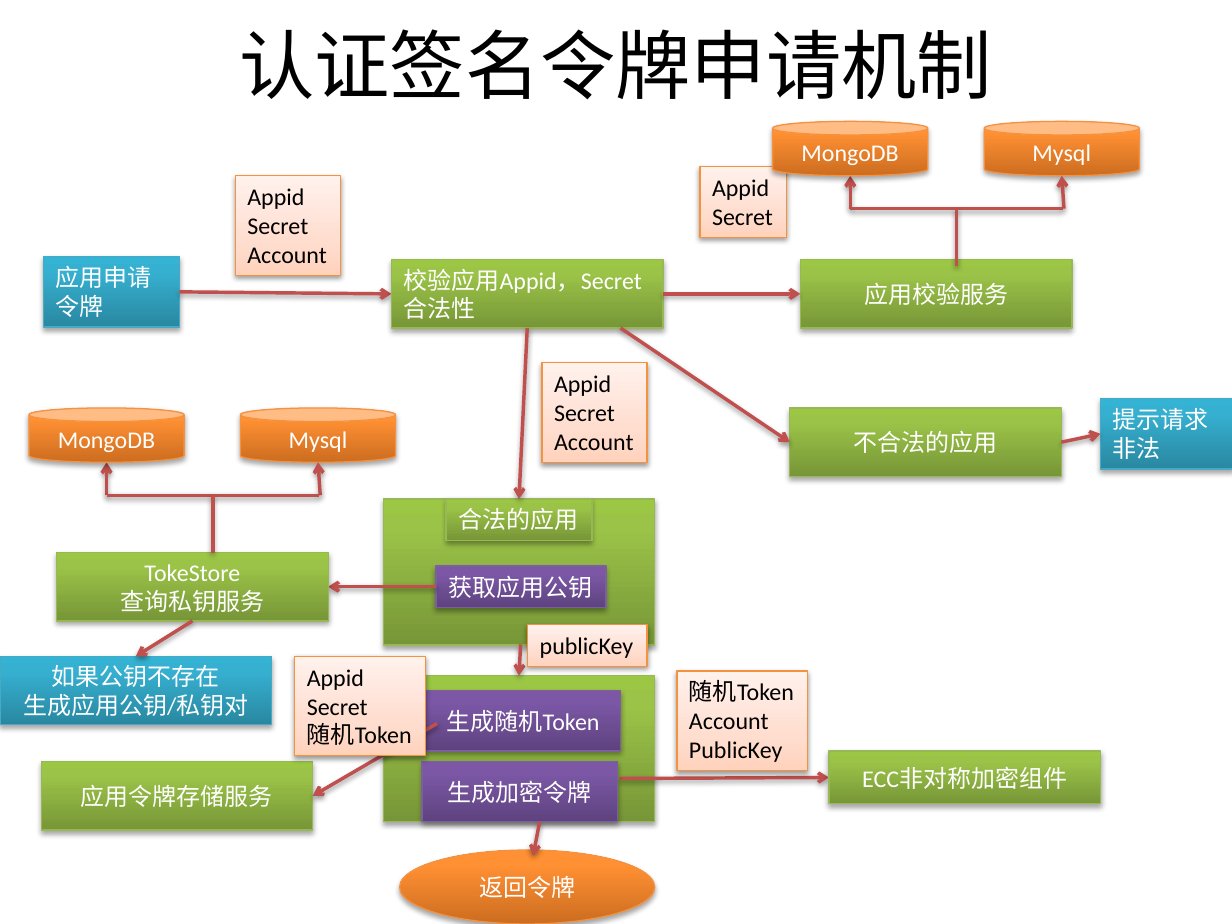
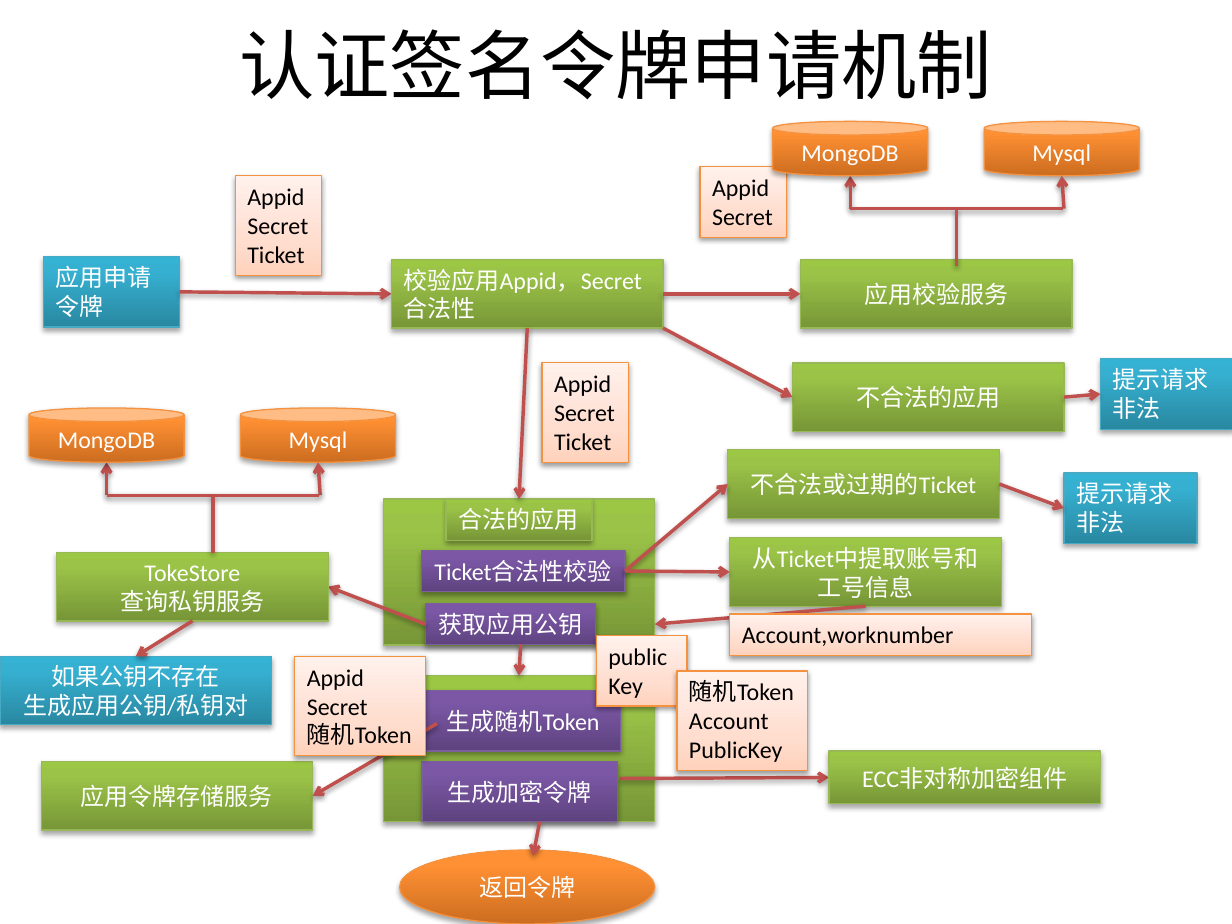
Before and after one commit to bbossgroups/bboss, a slide deck: slide 5 of 文档/令牌管理.pptx. Drawn at 1232x924 pixels with LibreOffice and Linux fonts; fonts in the diff are those of the drawing. Boxes give left, top, right and bottom in pixels: in the first picture for what was removed or moved away, otherwise in the second. Text is boxed around its words. In the diff, an @@ line names an element or a change of style, - is before the commit and + after.

```diff
--- a/文档/令牌管理.pptx
+++ b/文档/令牌管理.pptx
@@ rectangle "Appid": place and size @@
-rectangle "Appid" at box(235, 176, 340, 276)
+rectangle "Appid" at box(235, 176, 322, 276)
@@ text in rectangle at box(247, 246, 304, 263): text changed @@
-Account
+Ticket
@@ arrow moved from (621, 328) - (790, 442) to (663, 328) - (792, 397) @@
@@ rectangle "提示请求非法": place and size @@
-rectangle "提示请求非法" at box(1100, 399, 1232, 469)
+rectangle "提示请求非法" at box(1100, 359, 1232, 429)
@@ rectangle "Appid": place and size @@
-rectangle "Appid" at box(542, 363, 647, 463)
+rectangle "Appid" at box(542, 363, 628, 463)
@@ rectangle "不合法的应用": place and size @@
-rectangle "不合法的应用" at box(790, 408, 1061, 477)
+rectangle "不合法的应用" at box(792, 363, 1063, 432)
@@ arrow moved from (1062, 442) - (1100, 434) to (1064, 397) - (1100, 394) @@
@@ text in rectangle at box(554, 433, 611, 450): text changed @@
-Account
+Ticket
@@ rectangle added at box(728, 450, 999, 519), fill gradient #779737 to #9BC348 to #9DC746, outline #98B955 0.75 pt, 14 pt, text #FFFFFF @@
+不合法或过期的Ticket
@@ rectangle added at box(1064, 473, 1198, 543), fill gradient #2A88A2 to #37B1D2 to #34B4D6, outline #46AAC5 0.75 pt, 14 pt, text #FFFFFF @@
+提示请求非法
@@ arrow added from (625, 570) to (728, 484), #C0504D 2 pt @@
@@ arrow added from (999, 484) to (1064, 509), #C0504D 2 pt @@
@@ rectangle added at box(729, 538, 1000, 607), fill gradient #779737 to #9BC348 to #9DC746, outline #98B955 0.75 pt, 14 pt, text #FFFFFF @@
+从Ticket中提取账号和工号信息
@@ rectangle added at box(421, 551, 625, 593), fill gradient #5F4480 to #7B58A6 to #7C57A8, outline #7D60A0 0.75 pt, 14 pt, text #FFFFFF @@
+Ticket合法性校验
@@ arrow moved from (436, 586) - (328, 586) to (425, 625) - (328, 586) @@
@@ arrow added from (625, 570) to (729, 572), #C0504D 2 pt @@
@@ rectangle "获取应用公钥": place and size @@
-rectangle "获取应用公钥" at box(436, 565, 606, 607)
+rectangle "获取应用公钥" at box(425, 604, 595, 646)
@@ arrow added from (866, 606) to (655, 625), #C0504D 2 pt @@
@@ rectangle added at box(729, 614, 1031, 655), fill gradient #FFD2BD to #FFDED0 to #FFF2ED, outline #F69240 0.75 pt, 14 pt, text #000000 @@
+Account,worknumber
@@ rectangle "publicKey": place and size @@
-rectangle "publicKey" at box(527, 625, 647, 667)
+rectangle "publicKey" at box(596, 636, 687, 706)
```
Also in this commit, not shown: 13 other slides changed, 5 slides added, 2 slides removed, 45 other files.
